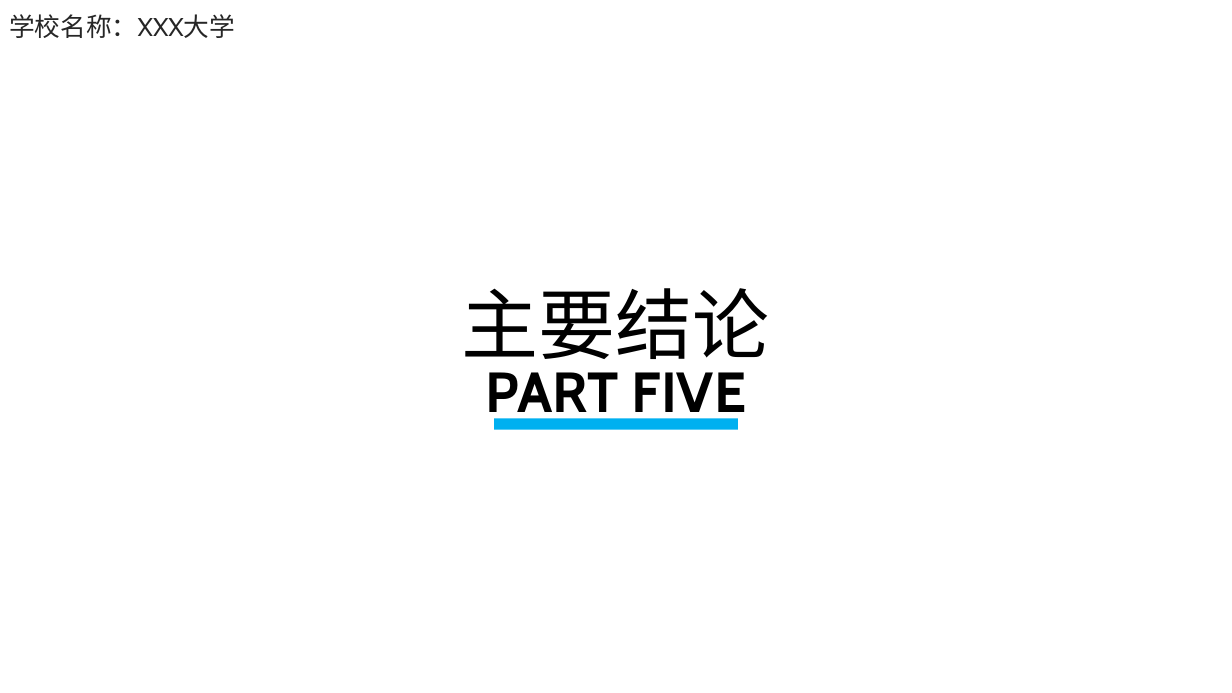
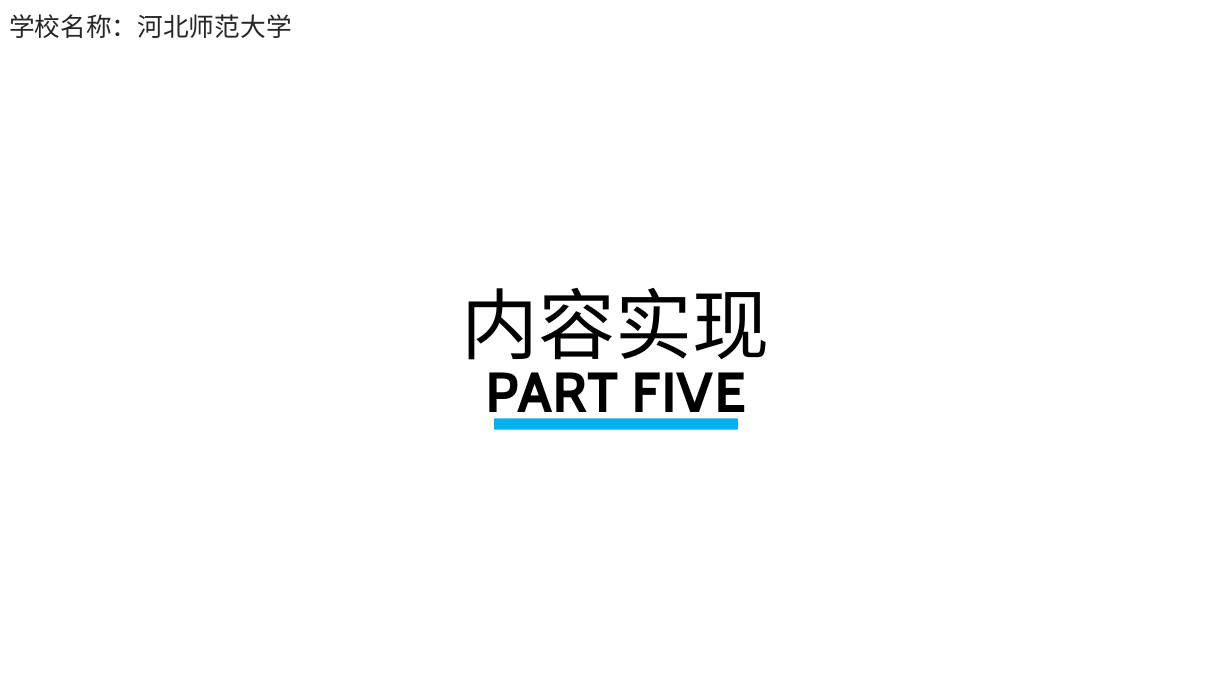
Before and after one commit to electronic-shopping-mall/liuyue, a slide deck: slide 17 of 答辩PPT.pptx. Drawn at 1232x693 pixels with LibreOffice and Linux fonts; fonts in the diff are those of the drawing; background and template pictures are left out. Boxes give left, top, right and bottom in pixels: in the first picture for what was removed or moved away, otherwise in the second. Text is boxed around its words. In the diff, an @@ line names an element or a change of style, - is before the commit and + after.

```diff
--- a/答辩PPT.pptx
+++ b/答辩PPT.pptx
@@ text at bbox=[9, 14, 292, 38]: text changed @@
-学校名称：XXX大学
+学校名称：河北师范大学
@@ text at bbox=[462, 288, 770, 373]: text changed @@
-主要结论
+内容实现
```
Also in this commit, not shown: 17 other slides changed, 1 slide added, 1 slide removed.
